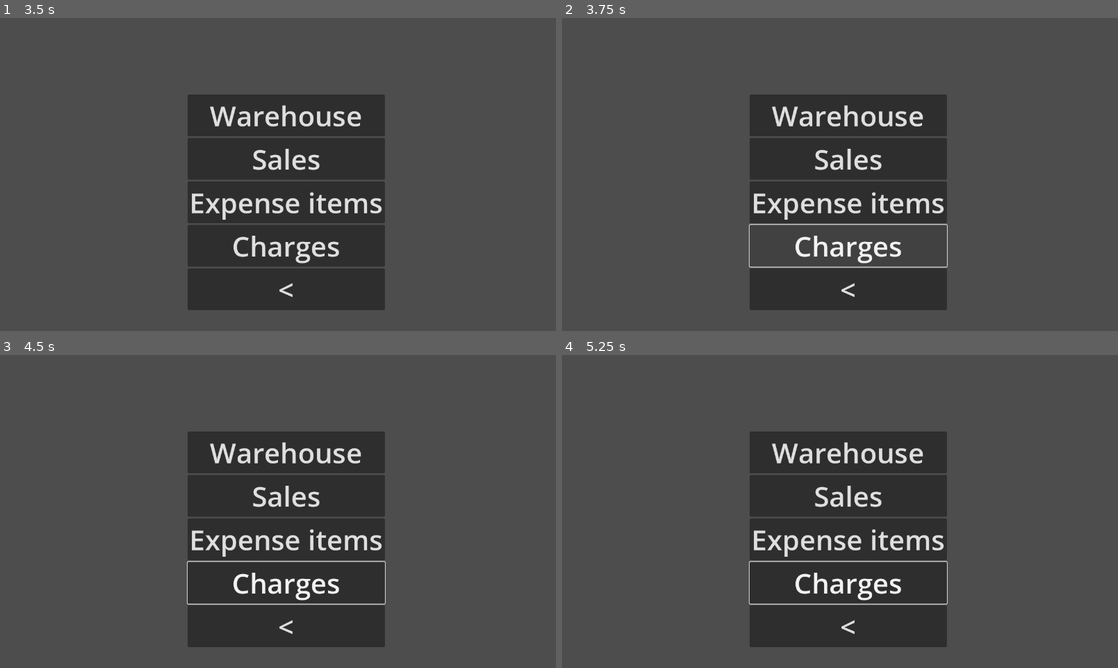
Above: before the commit, frames 1-4 (two rows, left to right).
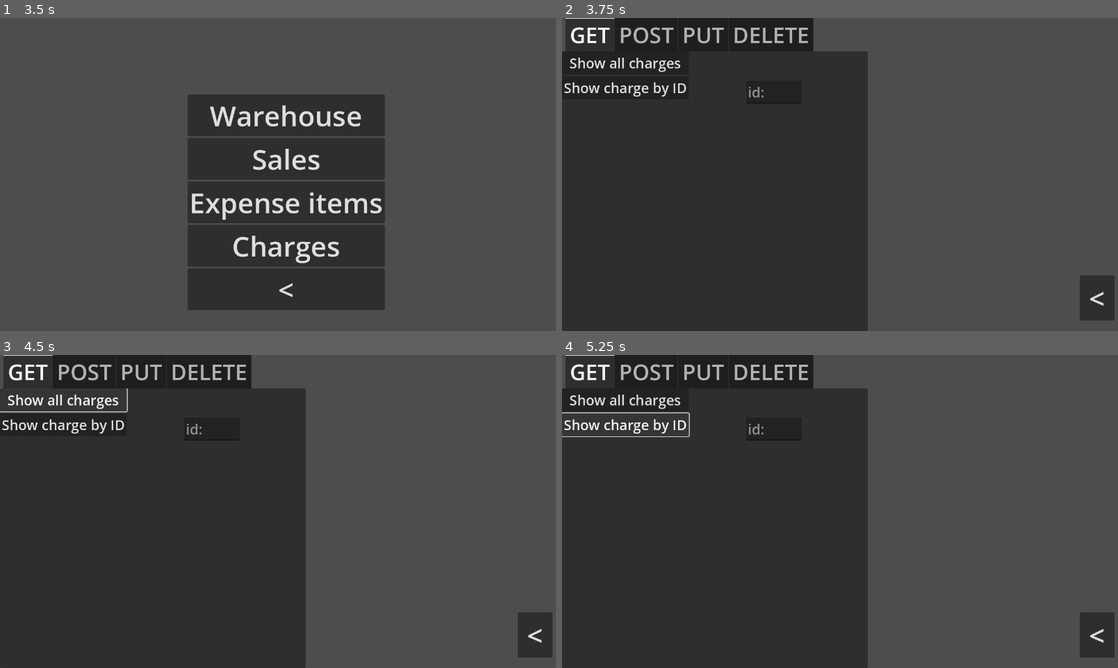
Above: after the commit, the same moments.

Repository: 0riginaln0/GuitarcollectorsClient
Game: Godot game, scene res://Scenes/StartWindow/StartWindow.tscn
Same seed, same stepped clock (60 frames per second), same inputs: the game is played once before the commit and once after it.
Inputs (mouse positions are in pixels of both pictures, inside the frame that each line leads up to):
- Up to frame 1 (3.5 s): click "Continue as a guest" at 0.5 s; click "Expense items" at 1.25 s; click (233, 115) at 2.02 s; type "12" at 2.1 s; click "<" at 2.75 s
- Up to frame 2 (3.75 s): click "Charges" at 3.5 s
- Up to frame 3 (4.5 s): click (61, 398) at 4.25 s, where only the run after the commit has a clickable "Show all charges"
- Up to frame 4 (5.25 s): click (623, 423) at 5 s, where only the run after the commit has a clickable "Show charge by ID"

Frame 1 is identical in both runs. In frame 2, 50% of the frame differs, in the area x 0-100%, y 0-100%; in frame 3, 50%; in frame 4, 50%.

Commit message:
charges api 100% covered

Diff:
--- a/Scenes/RequestsWindow/Categories/ExpenseItems.tscn
+++ b/Scenes/RequestsWindow/Categories/ExpenseItems.tscn
@@ -19,7 +19,6 @@
 theme_override_font_sizes/font_size = 52
 
 [node name="GET" type="TabBar" parent="TabContainer"]
-visible = false
 layout_mode = 2
 
 [node name="ScrollContainer" type="ScrollContainer" parent="TabContainer/GET"]
@@ -121,6 +120,7 @@
 placeholder_text = "name:"
 
 [node name="DELETE" type="TabBar" parent="TabContainer"]
+visible = false
 layout_mode = 2
 
 [node name="ScrollContainer" type="ScrollContainer" parent="TabContainer/DELETE"]
--- /dev/null
+++ b/Scenes/RequestsWindow/Categories/charges.gd
@@ -0,0 +1,69 @@
+extends Control
+
+func _on_show_all_charges_button_up() -> void:
+	var url = ("http://localhost:8080/api/charges/")
+	$Request.get_request(url)
+
+
+func _on_show_charge_by_id_button_up() -> void:
+	var url = ("http://localhost:8080/api/charges/" + $TabContainer/GET/ChargeId.text)
+	$Request.get_request(url)
+
+
+func _on_add_charge_button_up() -> void:
+	var url = "http://localhost:8080/api/charges/"
+	var json = {
+		"amount": $TabContainer/POST/Amount.text,
+		"expenseItem": {
+			"id": $TabContainer/POST/ExpenseItemId.text
+		}
+	}
+	$Request.post_request(url, str(json))
+
+
+func _on_update_charge_button_up() -> void:
+	var url = "http://localhost:8080/api/charges/" + $TabContainer/PUT/ChargeId.text
+	var json = {
+		"amount": $TabContainer/PUT/Amount.text,
+		"expenseItem": {
+			"id": $TabContainer/PUT/ExpenseItemId.text
+		}
+	}
+	$Request.put_request(url, str(json))
+
+
+func _on_delete_charge_button_up() -> void:
+	var url = "http://localhost:8080/api/charges/" + $TabContainer/DELETE/ChargeId.text
+	$Request.delete_request(url)
+
+
+func _on_back_button_up() -> void:
+	get_tree().change_scene_to_file("res://Scenes/RequestsWindow/ChooseCategory.tscn")
+
+
+func _on_request_response_ready() -> void:
+	$RichTextLabel.text = format_json(Response.get_response())
+
+func format_json(json_string: String) -> String:
+	var formatted_string: String = ""
+	var indent_level: int = 0
+	var in_quotes: bool = false
+
+	for i in range(json_string.length()):
+		var ch: String = json_string.substr(i, 1)
+		if ch == '"' and json_string.substr(i - 1, 1) != '\\':
+			in_quotes = not in_quotes
+		if not in_quotes:
+			if ch == '{' or ch == "[":
+				formatted_string += ch + '\n' + '\t'.repeat(indent_level + 1)
+				indent_level += 1
+			elif ch == '}' or ch ==']':
+				indent_level -= 1
+				formatted_string += '\n' + '\t'.repeat(indent_level) + ch
+			elif ch == ',':
+				formatted_string += ',' + '\n' + '\t'.repeat(indent_level)
+			else:
+				formatted_string += ch
+		else :
+			formatted_string += ch
+	return formatted_string
--- /dev/null
+++ b/Scenes/RequestsWindow/Categories/charges.tscn
@@ -0,0 +1,195 @@
+[gd_scene load_steps=3 format=3 uid="uid://db0shidkbst7d"]
+
+[ext_resource type="Script" path="res://Scenes/RequestsWindow/Categories/charges.gd" id="1_3pwwg"]
+[ext_resource type="PackedScene" uid="uid://dbt8fjrt4x517" path="res://Scenes/RequestsWindow/RequestPerformer.tscn" id="1_w3sfo"]
+
+[node name="Charges" type="Control"]
+layout_mode = 3
+anchors_preset = 0
+offset_right = 40.0
+offset_bottom = 40.0
+script = ExtResource("1_3pwwg")
+
+[node name="TabContainer" type="TabContainer" parent="."]
+layout_mode = 0
+offset_right = 704.0
+offset_bottom = 720.0
+theme_override_font_sizes/font_size = 50
+
+[node name="GET" type="TabBar" parent="TabContainer"]
+layout_mode = 2
+theme_override_font_sizes/font_size = 32
+
+[node name="ScrollContainer" type="ScrollContainer" parent="TabContainer/GET"]
+layout_mode = 0
+offset_right = 576.0
+offset_bottom = 635.0
+
+[node name="VBoxContainer" type="VBoxContainer" parent="TabContainer/GET/ScrollContainer"]
+layout_mode = 2
+
+[node name="ShowAllCharges" type="Button" parent="TabContainer/GET/ScrollContainer/VBoxContainer"]
+layout_mode = 2
+theme_override_font_sizes/font_size = 32
+text = "Show all charges"
+
+[node name="ShowChargeById" type="Button" parent="TabContainer/GET/ScrollContainer/VBoxContainer"]
+layout_mode = 2
+theme_override_font_sizes/font_size = 32
+text = "Show charge by ID"
+
+[node name="ChargeId" type="LineEdit" parent="TabContainer/GET"]
+layout_mode = 0
+offset_left = 424.0
+offset_top = 67.0
+offset_right = 491.063
+offset_bottom = 98.0
+theme_override_font_sizes/font_size = 32
+placeholder_text = "id:"
+
+[node name="POST" type="TabBar" parent="TabContainer"]
+visible = false
+layout_mode = 2
+theme_override_font_sizes/font_size = 32
+
+[node name="ScrollContainer" type="ScrollContainer" parent="TabContainer/POST"]
+layout_mode = 0
+offset_left = 8.0
+offset_top = 72.0
+offset_right = 576.0
+offset_bottom = 720.0
+
+[node name="VBoxContainer" type="VBoxContainer" parent="TabContainer/POST/ScrollContainer"]
+layout_mode = 2
+
+[node name="AddCharge" type="Button" parent="TabContainer/POST/ScrollContainer/VBoxContainer"]
+layout_mode = 2
+theme_override_font_sizes/font_size = 32
+text = "Add charge"
+
+[node name="Amount" type="LineEdit" parent="TabContainer/POST"]
+layout_mode = 0
+offset_left = 424.0
+offset_top = 136.0
+offset_right = 594.0
+offset_bottom = 189.0
+theme_override_font_sizes/font_size = 32
+placeholder_text = "amount:"
+expand_to_text_length = true
+
+[node name="ExpenseItemId" type="LineEdit" parent="TabContainer/POST"]
+layout_mode = 0
+offset_left = 416.0
+offset_top = 224.0
+offset_right = 707.0
+offset_bottom = 277.0
+theme_override_font_sizes/font_size = 32
+placeholder_text = "Expense item id:"
+expand_to_text_length = true
+
+[node name="PUT" type="TabBar" parent="TabContainer"]
+visible = false
+layout_mode = 2
+theme_override_font_sizes/font_size = 32
+
+[node name="ScrollContainer" type="ScrollContainer" parent="TabContainer/PUT"]
+layout_mode = 0
+offset_left = 8.0
+offset_top = 72.0
+offset_right = 576.0
+offset_bottom = 712.0
+
+[node name="VBoxContainer" type="VBoxContainer" parent="TabContainer/PUT/ScrollContainer"]
+layout_mode = 2
+
+[node name="UpdateCharge" type="Button" parent="TabContainer/PUT/ScrollContainer/VBoxContainer"]
+layout_mode = 2
+theme_override_font_sizes/font_size = 32
+text = "Update charge"
+
+[node name="Amount" type="LineEdit" parent="TabContainer/PUT"]
+layout_mode = 0
+offset_left = 424.0
+offset_top = 176.0
+offset_right = 596.0
+offset_bottom = 229.0
+theme_override_font_sizes/font_size = 32
+placeholder_text = "Amount:"
+expand_to_text_length = true
+
+[node name="ExpenseItemId" type="LineEdit" parent="TabContainer/PUT"]
+layout_mode = 0
+offset_left = 416.0
+offset_top = 232.0
+offset_right = 544.0
+offset_bottom = 285.0
+theme_override_font_sizes/font_size = 32
+placeholder_text = "Expense item id:"
+expand_to_text_length = true
+
+[node name="ChargeId" type="LineEdit" parent="TabContainer/PUT"]
+layout_mode = 0
+offset_left = 424.0
+offset_top = 120.0
+offset_right = 617.0
+offset_bottom = 173.0
+theme_override_font_sizes/font_size = 32
+placeholder_text = "Charge id:"
+expand_to_text_length = true
+
+[node name="DELETE" type="TabBar" parent="TabContainer"]
+visible = false
+layout_mode = 2
+theme_override_font_sizes/font_size = 32
+
+[node name="ScrollContainer" type="ScrollContainer" parent="TabContainer/DELETE"]
+layout_mode = 0
+offset_left = 8.0
+offset_top = 72.0
+offset_right = 576.0
+offset_bottom = 712.0
+
+[node name="VBoxContainer" type="VBoxContainer" parent="TabContainer/DELETE/ScrollContainer"]
+layout_mode = 2
+
+[node name="DeleteCharge" type="Button" parent="TabContainer/DELETE/ScrollContainer/VBoxContainer"]
+layout_mode = 2
+theme_override_font_sizes/font_size = 32
+text = "Delete charge"
+
+[node name="ChargeId" type="LineEdit" parent="TabContainer/DELETE"]
+layout_mode = 0
+offset_left = 464.0
+offset_top = 88.0
+offset_right = 592.0
+offset_bottom = 141.0
+theme_override_font_sizes/font_size = 32
+placeholder_text = "Charge id:"
+expand_to_text_length = true
+
+[node name="RichTextLabel" type="RichTextLabel" parent="."]
+layout_mode = 0
+offset_left = 704.0
+offset_right = 1280.0
+offset_bottom = 720.0
+theme_override_font_sizes/normal_font_size = 16
+scroll_following = true
+
+[node name="Back" type="Button" parent="."]
+layout_mode = 0
+offset_left = 1192.0
+offset_top = 592.0
+offset_right = 1272.0
+offset_bottom = 696.0
+theme_override_font_sizes/font_size = 64
+text = "<"
+
+[node name="Request" parent="." instance=ExtResource("1_w3sfo")]
+
+[connection signal="button_up" from="TabContainer/GET/ScrollContainer/VBoxContainer/ShowAllCharges" to="." method="_on_show_all_charges_button_up"]
+[connection signal="button_up" from="TabContainer/GET/ScrollContainer/VBoxContainer/ShowChargeById" to="." method="_on_show_charge_by_id_button_up"]
+[connection signal="button_up" from="TabContainer/POST/ScrollContainer/VBoxContainer/AddCharge" to="." method="_on_add_charge_button_up"]
+[connection signal="button_up" from="TabContainer/PUT/ScrollContainer/VBoxContainer/UpdateCharge" to="." method="_on_update_charge_button_up"]
+[connection signal="button_up" from="TabContainer/DELETE/ScrollContainer/VBoxContainer/DeleteCharge" to="." method="_on_delete_charge_button_up"]
+[connection signal="button_up" from="Back" to="." method="_on_back_button_up"]
+[connection signal="response_ready" from="Request" to="." method="_on_request_response_ready"]
--- a/Scenes/RequestsWindow/ChooseCategory.gd
+++ b/Scenes/RequestsWindow/ChooseCategory.gd
@@ -13,7 +13,7 @@
 	pass # Replace with function body.
 
 func _on_charges_button_up() -> void:
-	#get_tree().change_scene_to_file("")
+	get_tree().change_scene_to_file("res://Scenes/RequestsWindow/Categories/charges.tscn")
 	pass # Replace with function body.
 
 
